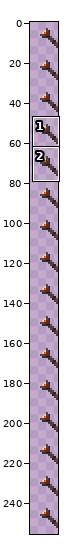
Sprite sheet, stored at default/default_torch_animated.png. The first picture is a wide view before the edit; the outline marks the close-up.
Close-up. Before:
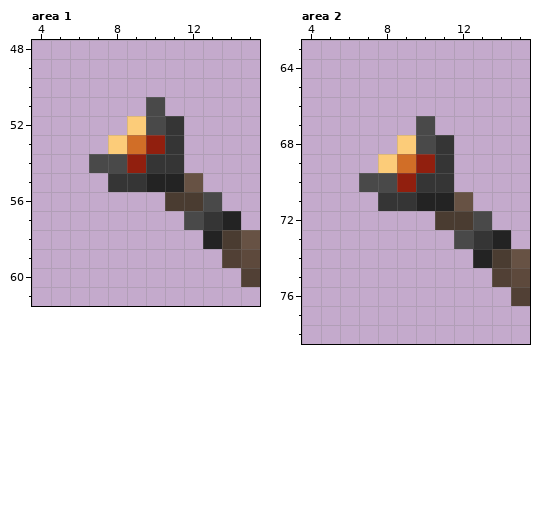
The file is 16x256 pixels. Colours within 5 levels of each other are drawn and written as one. Shown: area 1: x 4..15, y 48..61; area 2: x 4..15, y 63..78. The wide view leaves out empty margins. The commit also changed other parts of the picture, which this record leaves out.
And afterwards:
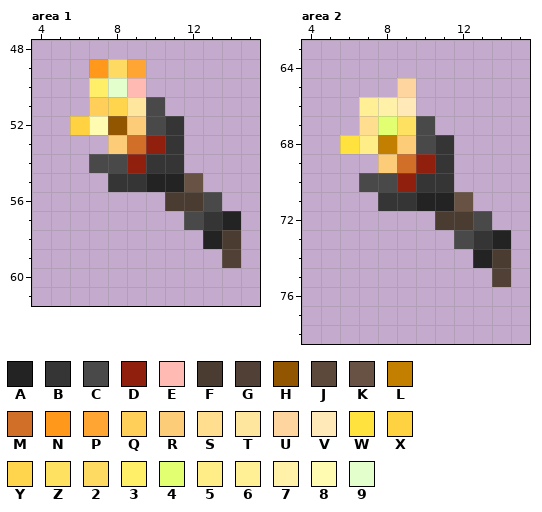
Palette (. is transparent): A #232323  B #353535  C #494949  D #911f0e  E #ffbab4  F #4a3c31  G #514035  H #925500  J #5d493c  K #675244  L #c38000  M #d16e27  N #ff981b  P #ffa533  Q #ffcf5a  R #fccc79  S #ffde90  T #ffe69e  U #ffd59f  V #ffe9b8  W #ffe23d  X #ffd241  Y #ffd54e  Z #ffe161  2 #ffda63  3 #ffee68  4 #e2ff72  5 #ffee87  6 #ffef95  7 #fff1a8  8 #fffbb0  9 #e2ffcc
Diff:
Area 1:
y 49: x 7..9 ... -> N2P
y 50: x 7..9 ... -> 39E
y 51: x 7..9 ... -> QYT
y 52: x 6..8 ... -> X8H
y 58: x 15 K -> .
y 59: x 15 J -> .
y 60: x 15 G -> .
Area 2:
y 65: x 9 . -> U
y 66: x 7..9 ... -> 67V
y 67: x 7..9 ... -> S4Z
y 68: x 6..8 ... -> W5L
y 74: x 15 K -> .
y 75: x 15 J -> .
y 76: x 15 G -> .
